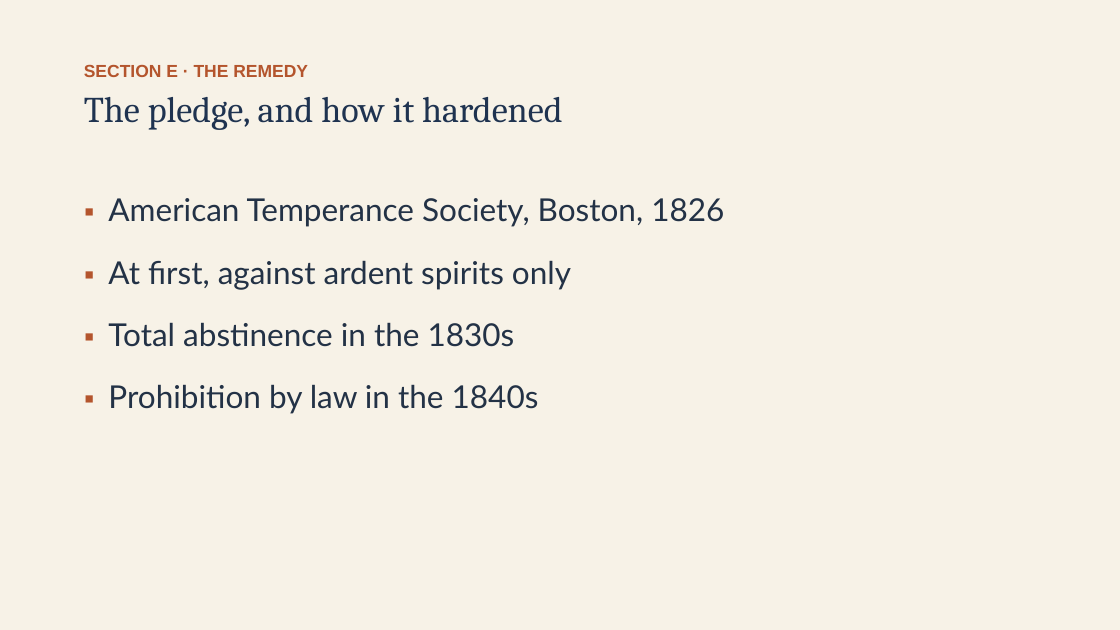
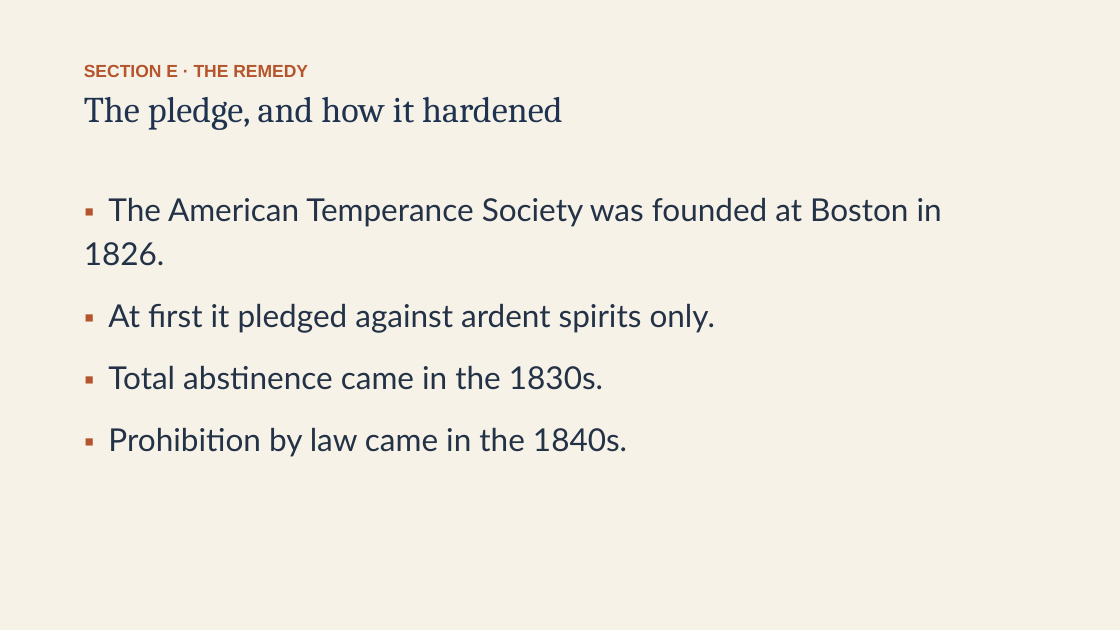
Before and after one commit to ab17gthb/humanities-curriculum-group, a slide deck: slide 16 of jackson-reform/lesson-06/lesson-06-slides.pptx. Drawn at 1120x630 pixels with LibreOffice and Linux fonts; fonts in the diff are those of the drawing. Boxes give left, top, right and bottom in pixels: in the first picture for what was removed or moved away, otherwise in the second. Text is boxed around its words. In the diff, an @@ line names an element or a change of style, - is before the commit and + after.

```diff
--- a/jackson-reform/lesson-06/lesson-06-slides.pptx
+++ b/jackson-reform/lesson-06/lesson-06-slides.pptx
@@ text at [84,197,942,457]: text changed @@
-▪ American Temperance Society, Boston, 1826
-▪ At first, against ardent spirits only
-▪ Total abstinence in the 1830s
-▪ Prohibition by law in the 1840s
+▪ The American Temperance Society was founded at Boston in 1826.
+▪ At first it pledged against ardent spirits only.
+▪ Total abstinence came in the 1830s.
+▪ Prohibition by law came in the 1840s.
```
Also in this commit, not shown: 12 other slides changed, 6 other files.
